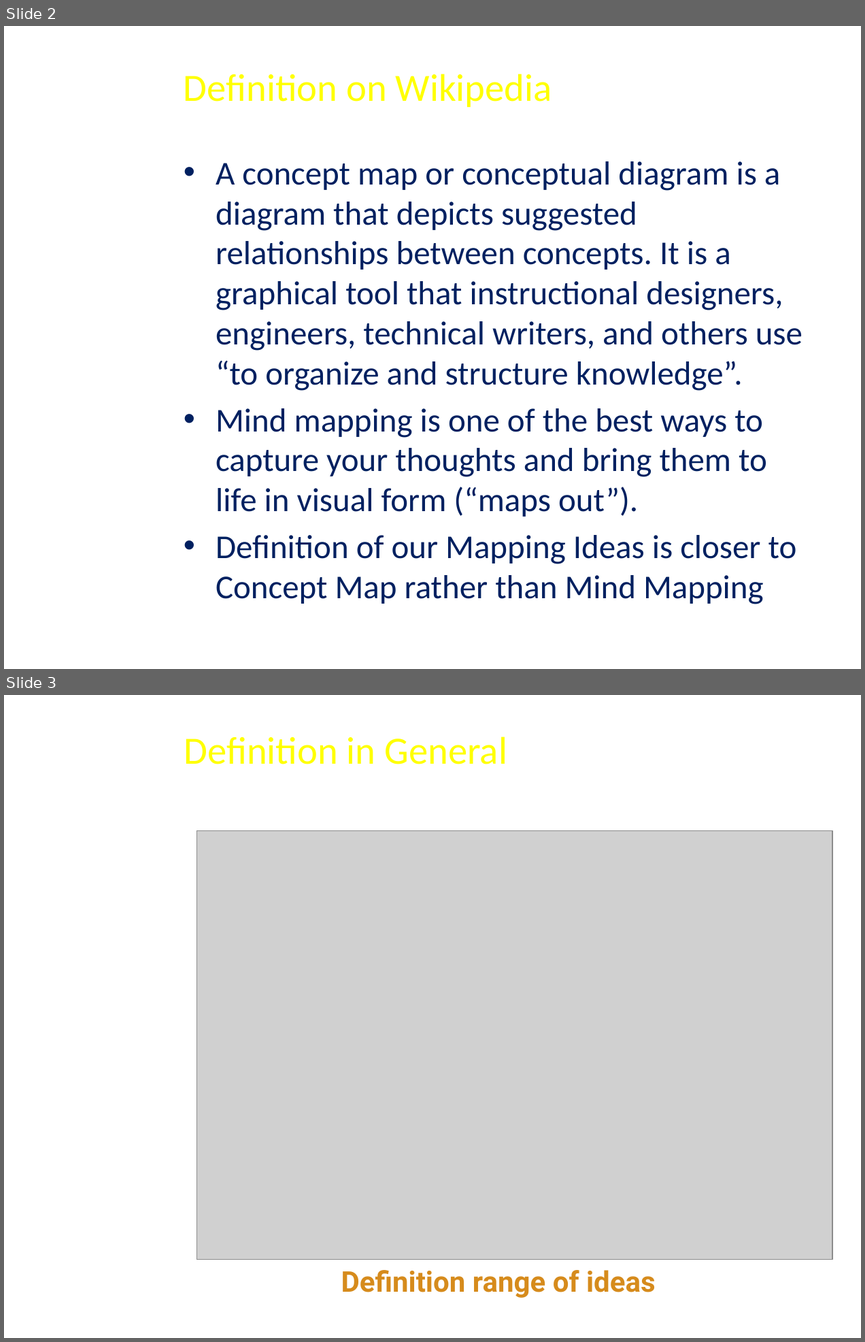
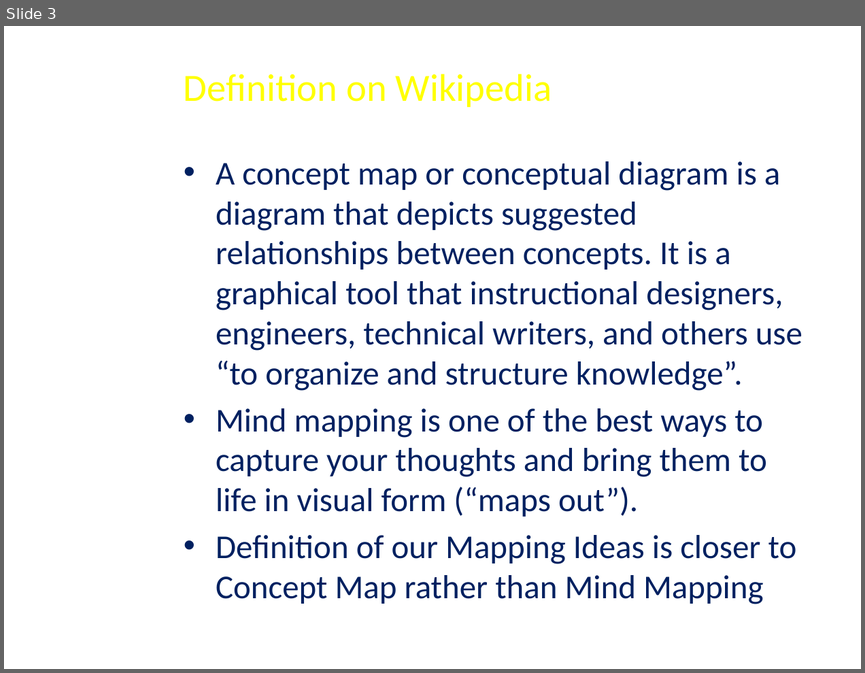
Before and after one commit to FeedMapping/Schema, a slide deck: slide/ppt/Mapping-Ideas.pptx. Shown one above the other, each under a label of ours: slides 2 and 3 before the commit, slide 3 after it. The pictures are 865x1342 and 865x673 pixels, drawn with LibreOffice and Linux fonts; fonts in the diff are those of the drawing; grey boxes stand for pictures; background and template pictures are left out. Boxes give left, top, right and bottom in pixels: in the first picture for what was removed or moved away, otherwise in the second. Text is boxed around its words. In the diff, an @@ line names an element or a change of style, - is before the commit and + after.

```diff
--- a/slide/ppt/Mapping-Ideas.pptx
+++ b/slide/ppt/Mapping-Ideas.pptx
@@ slide 3 removed at (x1=4, y1=695, x2=861, y2=1338), background picture (left out) @@
@@ text removed at (x1=184, y1=736, x2=507, y2=764) @@
-Definition in General
@@ picture removed at (x1=197, y1=830, x2=832, y2=1259) @@
@@ title removed at (x1=341, y1=1270, x2=655, y2=1297) @@
-Definition range of ideas
@@ what was slide 2 is now slide 3 @@
```
Also in this commit, not shown: 11 slides changed, 10 slides added, 11 other slides removed.
